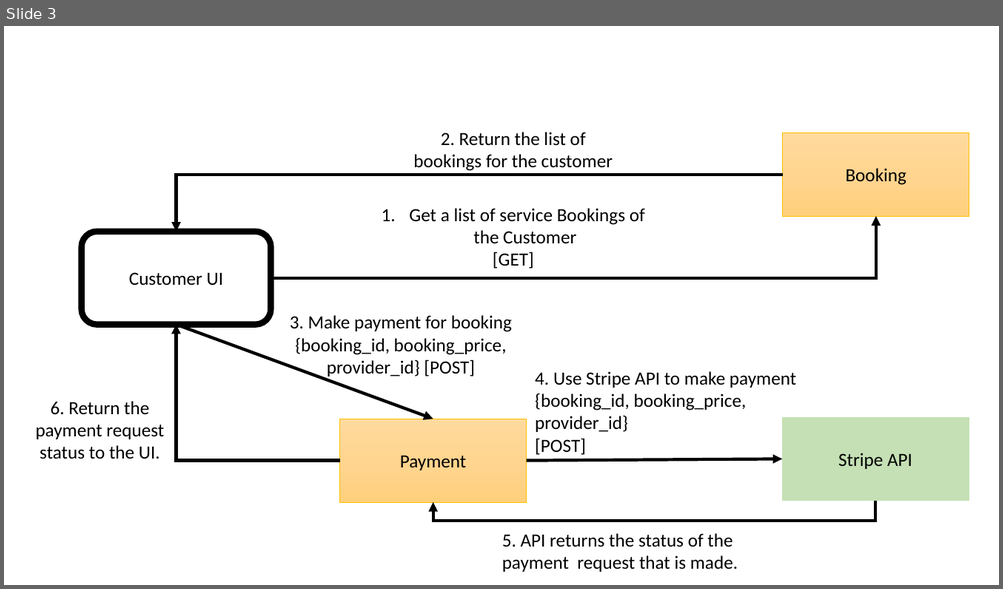
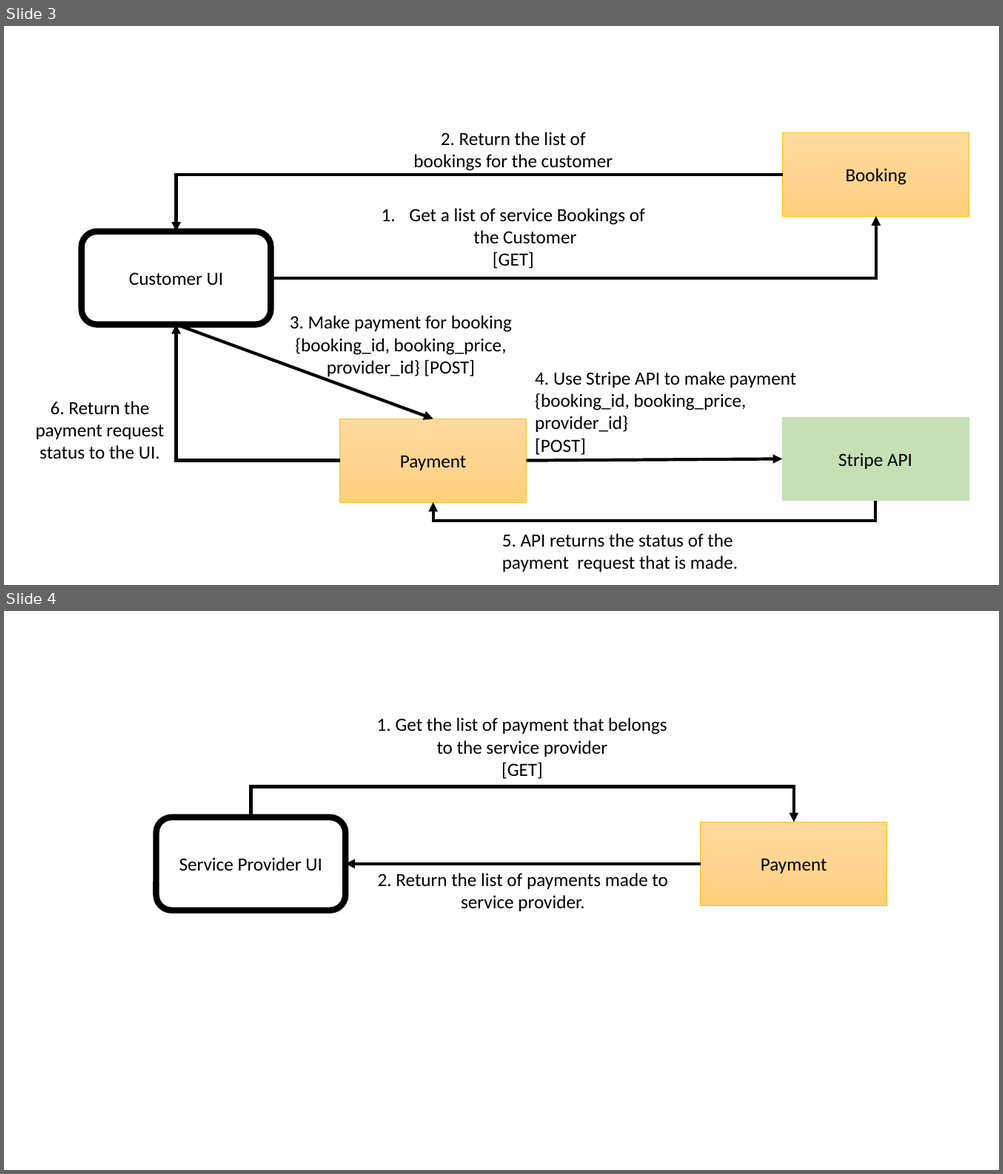
Before and after one commit to nicoonnicolas/ESD-G7T3-Production, a slide deck: documentations/Diagrams/Diagrams Correction.pptx. Shown one above the other, each under a label of ours: slide 3 before the commit, slides 3 and 4 after it. The pictures are 1003x589 and 1003x1174 pixels, drawn with LibreOffice and Linux fonts; fonts in the diff are those of the drawing. Boxes give left, top, right and bottom in pixels: in the first picture for what was removed or moved away, otherwise in the second. Text is boxed around its words. In the diff, an @@ line names an element or a change of style, - is before the commit and + after.

Commit message:
Update Diagrams Correction.pptx
Added the diagram for Scenario 5

```diff
--- a/documentations/Diagrams/Diagrams Correction.pptx
+++ b/documentations/Diagrams/Diagrams Correction.pptx
@@ slide 4 added at (4, 611, 999, 1170), background #FFFFFF @@
@@ text added at (377, 718, 667, 779), 18 pt, text #000000 @@
+1. Get the list of payment that belongs to the service provider
+[GET]
@@ elbow arrow added from (251, 817) to (794, 822), #000000 3 pt @@
@@ rounded rectangle added at (156, 817, 346, 911), fill #FFFFFF, outline #000000 6 pt, 18 pt, text #000000 @@
+Service Provider UI
@@ rectangle added at (700, 822, 887, 906), fill gradient #FFDB9E to #FFD590 to #FFD07C, outline #FFC000 0.5 pt, 18 pt, text #000000 @@
+Payment
@@ arrow added from (700, 864) to (346, 864), #000000 3 pt @@
@@ text added at (378, 873, 667, 911), 18 pt, text #000000 @@
+2. Return the list of payments made to service provider.
```
